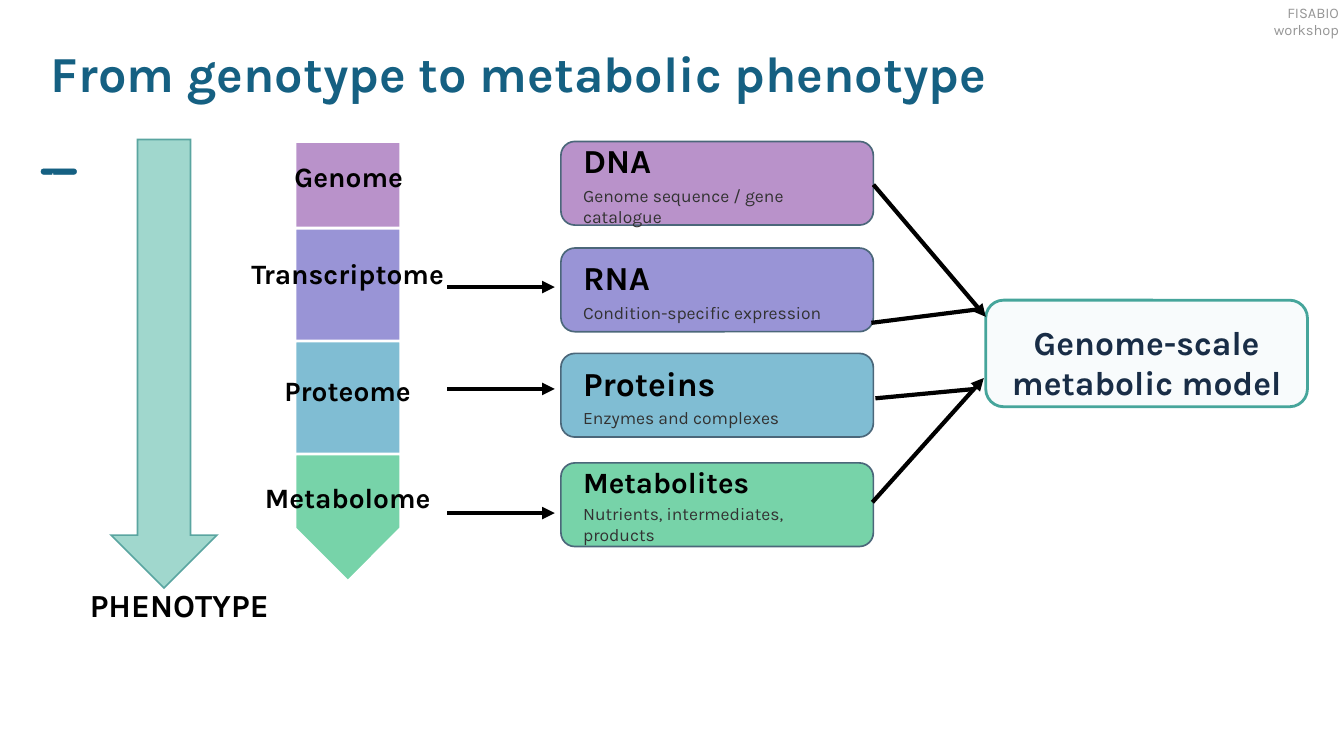
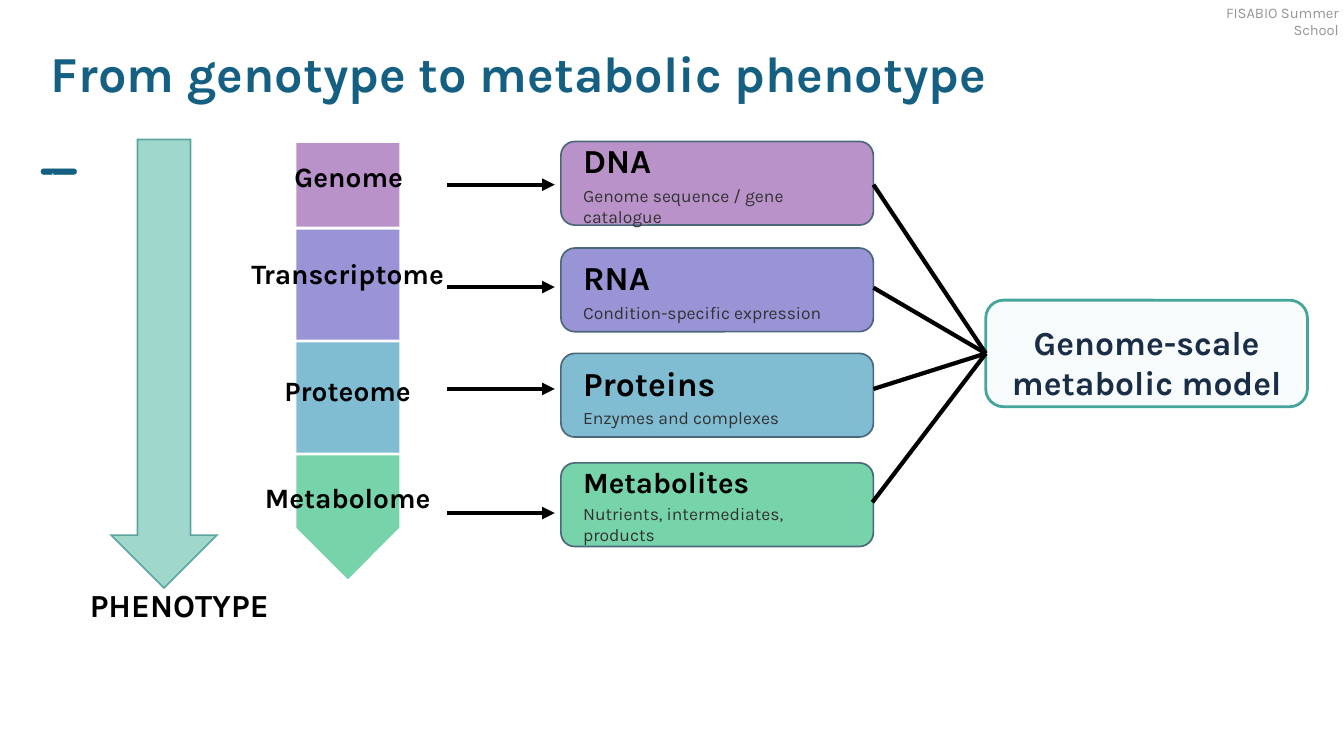
Before and after one commit to kshitijtandon/fisabio-gapseq-workshop, a slide deck: slide 7 of slides/FISABIO_workshop_v1.pptx (slide 5 before the commit). Drawn at 1344x756 pixels with LibreOffice and Linux fonts; fonts in the diff are those of the drawing. Boxes give left, top, right and bottom in pixels: in the first picture for what was removed or moved away, otherwise in the second. Text is boxed around its words. In the diff, an @@ line names an element or a change of style, - is before the commit and + after.

```diff
--- a/slides/FISABIO_workshop_v1.pptx
+++ b/slides/FISABIO_workshop_v1.pptx
@@ text at bbox=[1226, 9, 1339, 35]: text changed @@
-FISABIO workshop
+FISABIO Summer School
@@ arrow added from (448, 185) to (555, 185), #000000 3 pt @@
@@ arrow moved from (873, 185) - (986, 317) to (873, 185) - (986, 354) @@
@@ arrow (873, 185) - (986, 354): arrow to line @@
@@ line moved from (871, 323) - (980, 310) to (873, 287) - (986, 354) @@
@@ arrow moved from (872, 502) - (984, 378) to (872, 502) - (986, 354) @@
@@ arrow (872, 502) - (986, 354): arrow to line @@
@@ line moved from (876, 398) - (975, 389) to (873, 389) - (986, 354) @@
```
Also in this commit, not shown: 4 other slides changed, 4 slides added, 2 slides removed, 6 other files.
